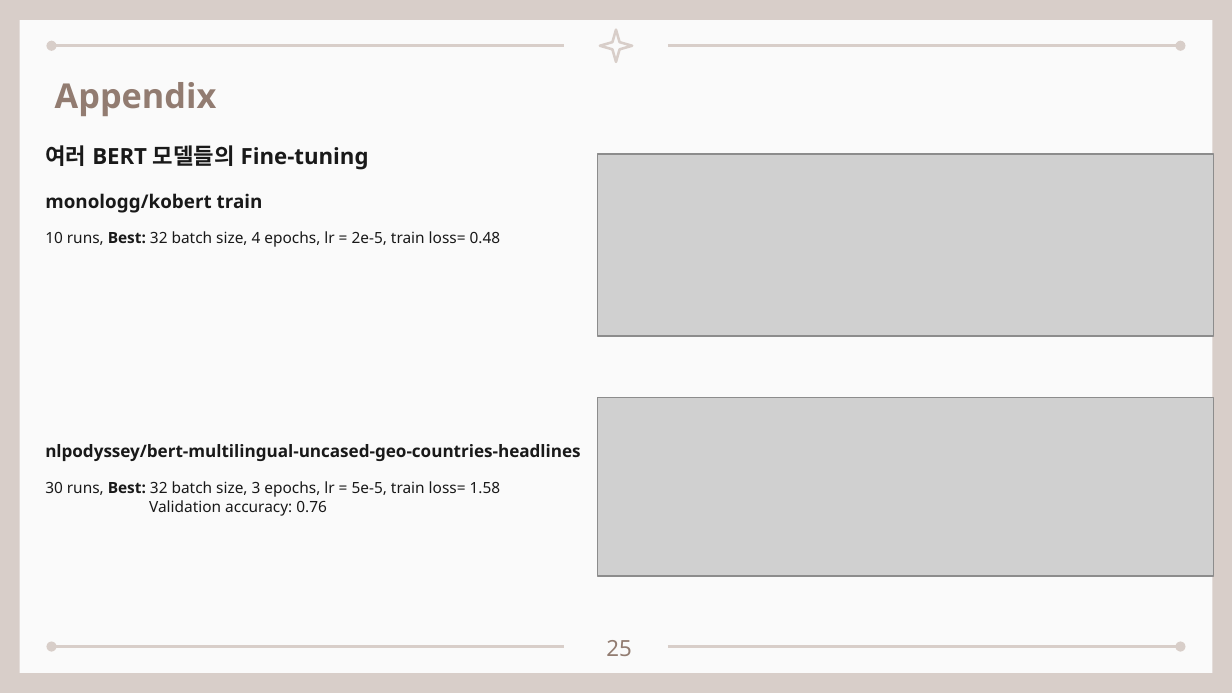
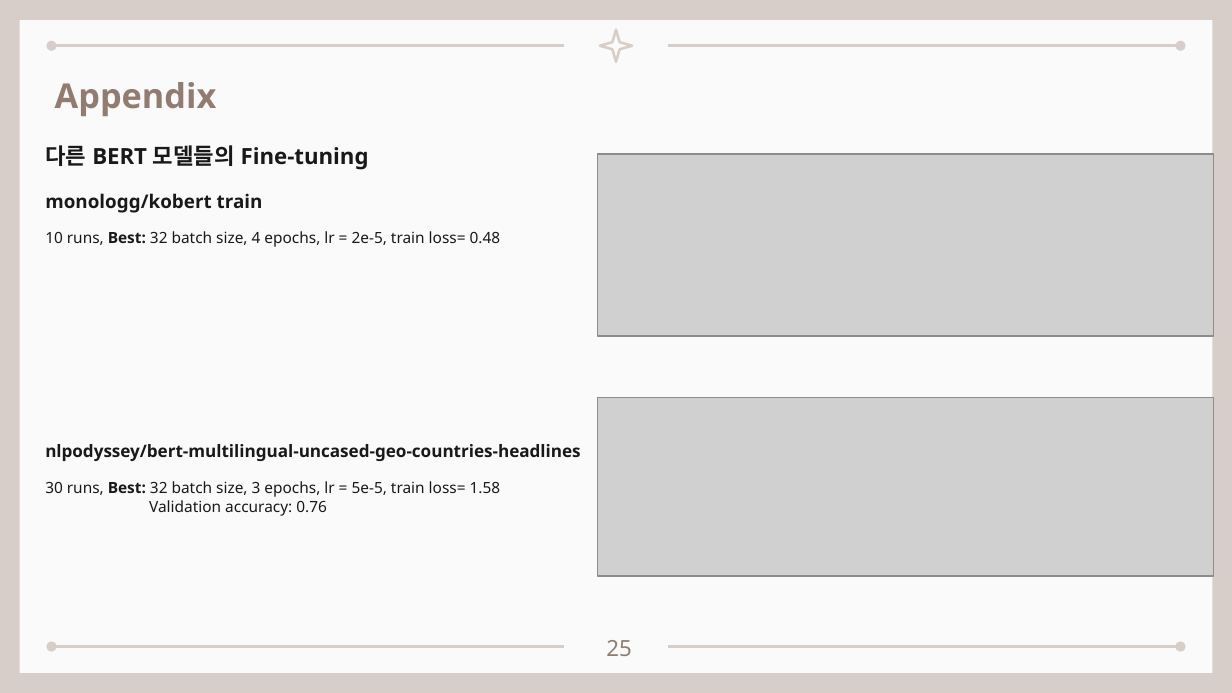
Before and after one commit to seungdeng/DELab, a slide deck: slide 25 of PPT/DSLab_이승건_BERT멘토링발표.pptx. Drawn at 1232x693 pixels with LibreOffice and Linux fonts; fonts in the diff are those of the drawing; grey boxes stand for pictures. Boxes give left, top, right and bottom in pixels: in the first picture for what was removed or moved away, otherwise in the second. Text is boxed around its words. In the diff, an @@ line names an element or a change of style, - is before the commit and + after.

```diff
--- a/PPT/DSLab_이승건_BERT멘토링발표.pptx
+++ b/PPT/DSLab_이승건_BERT멘토링발표.pptx
@@ text at (45,145,369,170): text changed @@
-여러 BERT 모델들의 Fine-tuning
+다른 BERT 모델들의 Fine-tuning
```
Also in this commit, not shown: 6 other slides changed, 1 other file.
